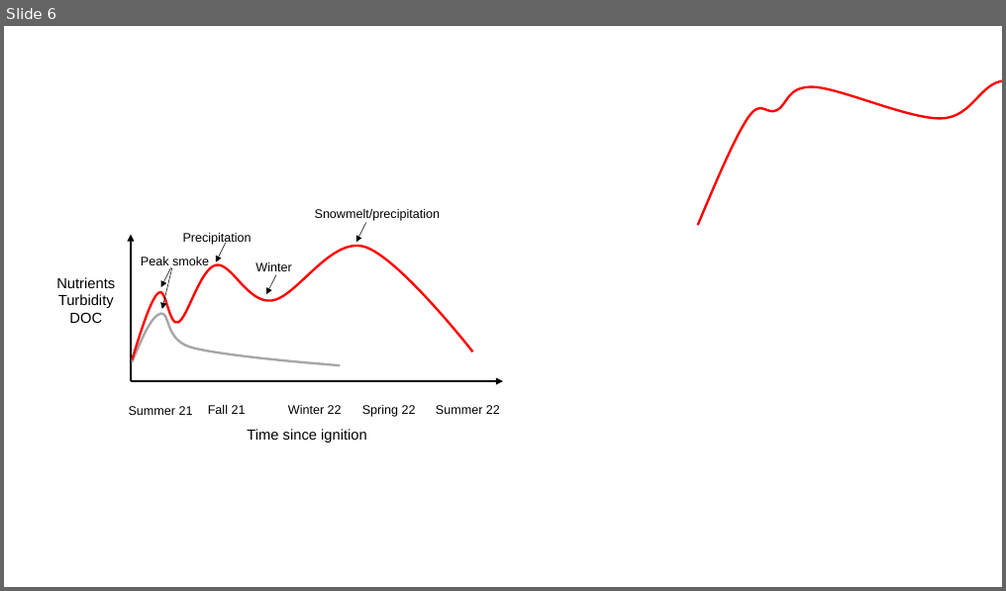
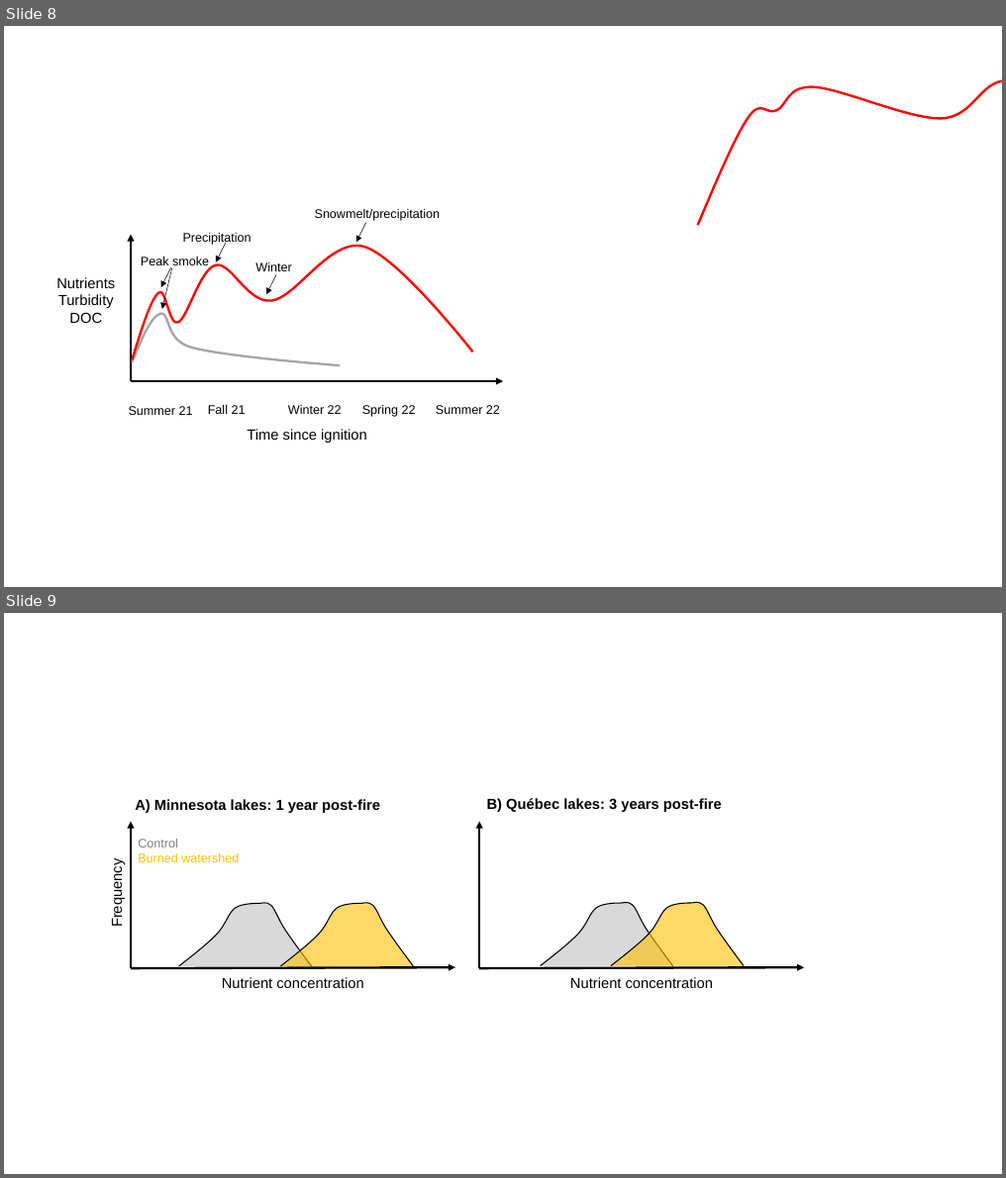
Before and after one commit to cont-limno/SplashNBurn, a slide deck: Figures/Conceptual.pptx. Shown one above the other, each under a label of ours: slide 6 before the commit, slides 8 and 9 after it. The pictures are 1006x591 and 1006x1178 pixels, drawn with LibreOffice and Linux fonts; fonts in the diff are those of the drawing. Boxes give left, top, right and bottom in pixels: in the first picture for what was removed or moved away, otherwise in the second. Text is boxed around its words. In the diff, an @@ line names an element or a change of style, - is before the commit and + after.

```diff
--- a/Figures/Conceptual.pptx
+++ b/Figures/Conceptual.pptx
@@ slide 9 added at <box>4,613,1002,1174</box>, background #FFFFFF @@
@@ text added at <box>135,799,380,813</box>, 14 pt, text #000000, bold @@
+A) Minnesota lakes: 1 year post-fire
@@ text added at <box>487,798,722,812</box>, 14 pt, text #000000, bold @@
+B) Québec lakes: 3 years post-fire
@@ arrow added from (131, 968) to (131, 821), #000000 2.25 pt @@
@@ text added at <box>138,839,239,862</box>, 12 pt, text #FFC000 @@
+Control
+Burned watershed
@@ arrow added from (479, 968) to (479, 821), #000000 2.25 pt @@
@@ text added at <box>109,866,125,926</box>, 14 pt, text #000000 @@
+Frequency
@@ freeform shape added at <box>179,903,312,966</box>, fill #D9D9D9, outline #000000 1 pt @@
@@ freeform shape added at <box>281,903,414,966</box>, fill #FFC000 at 60% opacity, outline #000000 1 pt @@
@@ freeform shape added at <box>540,903,672,966</box>, fill #D9D9D9, outline #000000 1 pt @@
@@ freeform shape added at <box>611,903,744,966</box>, fill #FFC000 at 60% opacity, outline #000000 1 pt @@
@@ arrow added from (131, 968) to (455, 967), #000000 2.25 pt @@
@@ arrow added from (479, 968) to (804, 967), #000000 2.25 pt @@
@@ text added at <box>222,977,363,988</box>, 14 pt, text #000000 @@
+Nutrient concentration
@@ text added at <box>570,977,713,988</box>, 14 pt, text #000000 @@
+Nutrient concentration
@@ what was slide 6 is now slide 8 @@
```
Also in this commit, not shown: 5 other slides added, 1 slide removed, 8 other files.
